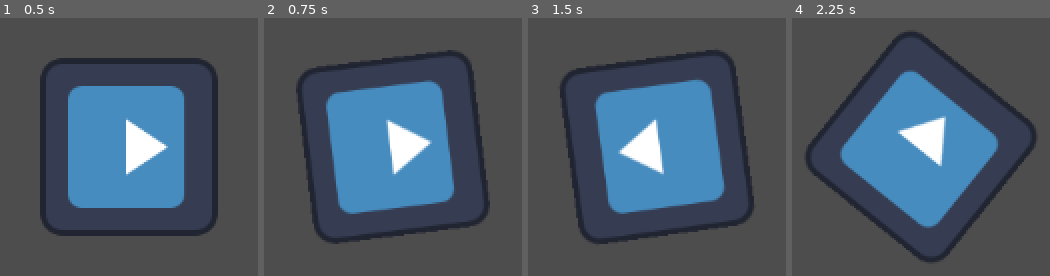
Above: before the commit, frames 1-4 (left to right).
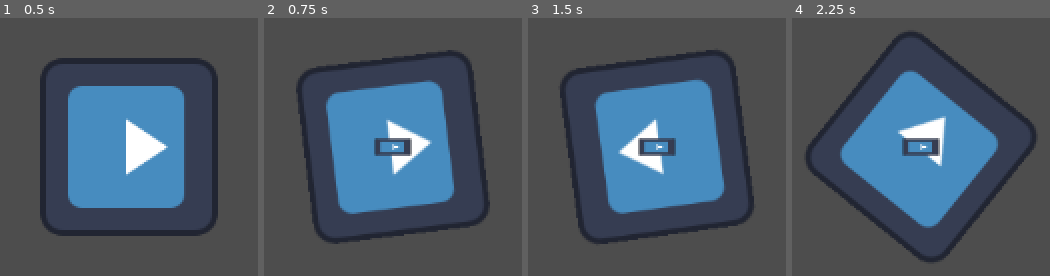
Above: after the commit, the same moments.

Repository: DuskAnima/project_turret
Game: Godot game, scene res://scenes/main.tscn
Two runs of this game, one before a commit and one after it. Both use one fixed random seed, a clock stepped at 60 frames per second and the inputs below. The engine's default icon, where the game draws it, is replaced by a stand-in: a white triangle on a blue panel in a dark square.
Inputs (mouse positions are in pixels of both pictures, inside the frame that each line leads up to):
- Up to frame 1 (0.5 s): no input
- Up to frame 2 (0.75 s): tap Enter at 0.5 s; move the mouse to (outside the picture) at 0.52 s; click (outside the picture) at 0.67 s
- Up to frame 3 (1.5 s): tap Space at 1.25 s; move the mouse to (outside the picture) at 1.27 s; click (outside the picture) at 1.42 s
- Up to frame 4 (2.25 s): tap Enter at 2 s; move the mouse to (outside the picture) at 2.02 s; click (outside the picture) at 2.17 s

Frame 1 is identical in both runs. In frame 2, 0.9% of the frame differs, in the area x 42-58%, y 46-54%; in frame 3, 0.9%; in frame 4, 0.9%.

Commit message:
making an input

Diff:
--- a/scripts/player.gd
+++ b/scripts/player.gd
@@ -9,8 +9,14 @@
 # Called every frame. 'delta' is the elapsed time since the previous frame.
 func _process(_delta: float):
 	mouse_follow()
+	shoot()
 
 func mouse_follow():
 	var mouse_pos: Vector2 = get_global_mouse_position()
 	look_at(mouse_pos)
-	print(mouse_pos)
+
+func shoot():
+	if Input.is_mouse_button_pressed(MOUSE_BUTTON_LEFT):
+		var bullet = preload("res://scenes/bullet.tscn").instantiate()
+		get_tree().current_scene.add_child(bullet)
+		# infinite instantiation per frame, need to fix.
